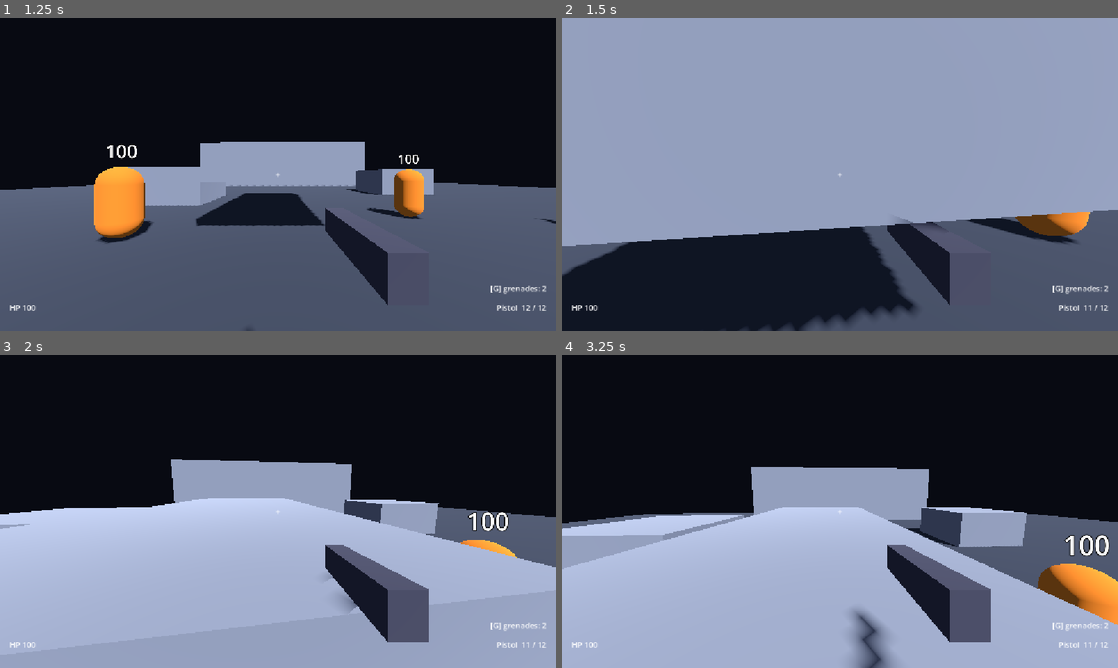
Above: before the commit, frames 1-4 (two rows, left to right).
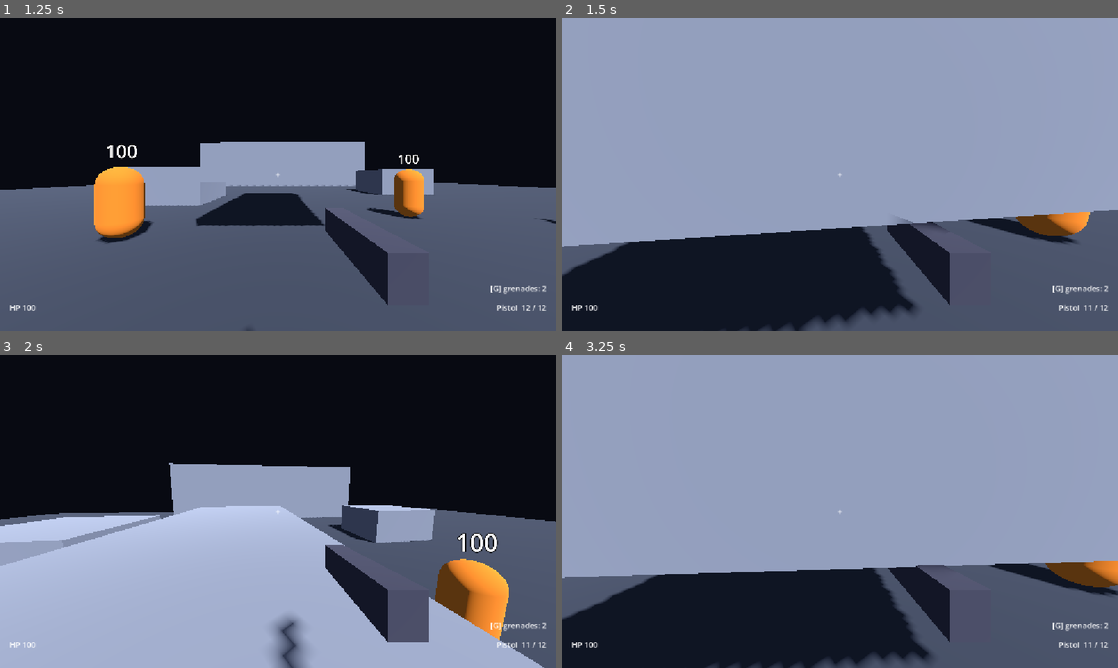
Above: after the commit, the same moments.

Repository: kyaminq-ui/Strata_FPS
Game: Godot game, scene res://game/main.tscn
The game is run twice, just before and just after one commit, with the same random seed, the same clock (stepped at 60 frames per second) and the same inputs.
Inputs (mouse positions are in pixels of both pictures, inside the frame that each line leads up to):
- Up to frame 1 (1.25 s): click "Solo" at 0.5 s
- Up to frame 2 (1.5 s): tap Enter at 1.25 s; move the mouse to (867, 174) at 1.27 s; hold W (move_forward) from 1.28 s (still down); hold Ctrl (slide) from 1.28 s (still down); tap Shift (dash) at 1.35 s; click (867, 174) at 1.42 s
- Up to frame 3 (2 s): keep holding W (move_forward); keep holding Ctrl (slide); tap Space (jump) at 1.52, 1.82 s
- Up to frame 4 (3.25 s): keep holding W (move_forward); move the mouse to (812, 511) at 2.02 s; release Ctrl (slide) at 2.03 s; tap Ctrl (slide) at 2.1 s; tap Space (jump) at 2.27, 2.3, 2.57, 2.85 s; move the mouse to (851, 505) at 2.77 s; tap Shift (dash) at 3.05 s

Frame 1 is identical in both runs. In frame 2, less than 0.1% of the frame differs, in the area x 0-99%, y 61-74%; in frame 3, 14%; in frame 4, 89%, in the area x 0-100%, y 0-100%.

Commit message:
Movement: crouch on C/Ctrl (slide when fast), jump during dash, net_crouched replication
Co-Authored-By: Claude Sonnet 5 <noreply@anthropic.com>

Diff:
--- a/game/player/movement_config.gd
+++ b/game/player/movement_config.gd
@@ -20,13 +20,15 @@
 @export var dash_duration: float = 0.18
 @export var dash_cooldown: float = 0.8
 @export var dash_melee_window: float = 0.5  # après le début du dash : mêlée renforcée
+@export var dash_jump_speed: float = 12.0  # vitesse horizontale conservée en sautant pendant un dash
 
 @export_group("Couche E - Slide")
 @export var slide_min_entry_speed: float = 5.0
 @export var slide_speed: float = 12.0
 @export var slide_duration: float = 0.8
 @export var slide_friction: float = 6.0
-@export var crawl_speed: float = 3.0
+@export var crawl_speed: float = 3.0  # sous un obstacle, fin de slide
+@export var crouch_speed: float = 4.0  # accroupi volontaire (C / Ctrl maintenu)
 @export var slide_height: float = 1.0
 @export var slide_head_height: float = 0.75
 @export var crouch_transition: float = 0.1
--- a/game/player/player.gd
+++ b/game/player/player.gd
@@ -17,7 +17,7 @@
 var net_position: Vector3
 var net_yaw: float
 var net_pitch: float
-var net_sliding: bool
+var net_crouched: bool
 var net_weapon := 0  # index dans WeaponController.loadout
 var net_dashing := false  # dash récent (fenêtre dash -> mêlée), lu par le host
 
@@ -175,7 +175,7 @@
 	net_position = global_position
 	net_yaw = rotation.y
 	net_pitch = _head.rotation.x
-	net_sliding = _state.name == &"Slide"
+	net_crouched = _state.name == &"Slide" or _state.name == &"Crouch"
 	net_dashing = dash_cooldown_left > config.dash_cooldown - config.dash_melee_window
 
 
@@ -184,7 +184,7 @@
 		var roll_smoothing := 1.0 - exp(-CAMERA_ROLL_SMOOTHING * delta)
 		camera.rotation.z = lerp_angle(camera.rotation.z, deg_to_rad(camera_roll_target), roll_smoothing)
 		return
-	crouch.crouched = net_sliding or life.downed
+	crouch.crouched = net_crouched or life.downed
 	var t := 1.0 - exp(-REMOTE_SMOOTHING * delta)
 	global_position = global_position.lerp(net_position, t)
 	rotation.y = lerp_angle(rotation.y, net_yaw, t)
--- a/game/player/player.tscn
+++ b/game/player/player.tscn
@@ -3,6 +3,7 @@
 [ext_resource type="Script" path="res://game/player/player.gd" id="1"]
 [ext_resource type="Resource" path="res://game/player/default_movement.tres" id="2"]
 [ext_resource type="Script" path="res://game/player/player_crouch.gd" id="3"]
+[ext_resource type="Script" path="res://game/player/state_crouch.gd" id="crouch_state"]
 [ext_resource type="Script" path="res://game/player/state_walk.gd" id="4"]
 [ext_resource type="Script" path="res://game/player/state_dash.gd" id="5"]
 [ext_resource type="Script" path="res://game/player/state_slide.gd" id="6"]
@@ -51,7 +52,7 @@
 properties/2/path = NodePath(".:net_pitch")
 properties/2/spawn = false
 properties/2/replication_mode = 1
-properties/3/path = NodePath(".:net_sliding")
+properties/3/path = NodePath(".:net_crouched")
 properties/3/spawn = false
 properties/3/replication_mode = 1
 properties/4/path = NodePath(".:net_weapon")
@@ -146,6 +147,9 @@
 [node name="Slide" type="Node" parent="States"]
 script = ExtResource("6")
 
+[node name="Crouch" type="Node" parent="States"]
+script = ExtResource("crouch_state")
+
 [node name="WallRun" type="Node" parent="States"]
 script = ExtResource("7")
 
--- /dev/null
+++ b/game/player/state_crouch.gd
@@ -0,0 +1,37 @@
+class_name StateCrouch
+extends PlayerState
+## Accroupi volontaire : maintenir C / Ctrl. Déplacement lent, on se relève au relâchement
+## (s'il y a la place). Saut et dash restent possibles une fois relevable.
+
+
+func enter() -> void:
+	player.crouch.crouched = true
+
+
+func exit() -> void:
+	player.crouch.crouched = false
+
+
+func physics_update(delta: float) -> void:
+	var config := player.config
+	player.apply_gravity(delta)
+
+	var can_stand := player.crouch.can_stand()
+	if can_stand and Input.is_action_just_pressed("jump") and player.is_on_floor():
+		player.velocity.y = player.jump_velocity()
+		player.change_state(&"Walk")
+		return
+	if can_stand and player.wants_dash():
+		player.change_state(&"Dash")
+		return
+	if can_stand and (not Input.is_action_pressed("slide") or not player.is_on_floor()):
+		player.change_state(&"Walk")
+		return
+
+	var horizontal := Vector2(player.velocity.x, player.velocity.z)
+	if player.wish_dir != Vector3.ZERO:
+		horizontal = horizontal.move_toward(Vector2(player.wish_dir.x, player.wish_dir.z) * config.crouch_speed, config.ground_acceleration * delta)
+	else:
+		horizontal = horizontal.move_toward(Vector2.ZERO, config.ground_friction * delta)
+	player.velocity.x = horizontal.x
+	player.velocity.z = horizontal.y
--- a/game/player/state_dash.gd
+++ b/game/player/state_dash.gd
@@ -17,6 +17,12 @@
 func physics_update(delta: float) -> void:
 	var config := player.config
 	_left -= delta
+	if Input.is_action_just_pressed("jump") and player.is_on_floor():
+		# saut immédiat pendant le dash : on garde de l'élan dans la direction du dash
+		player.velocity = _dir * config.dash_jump_speed
+		player.velocity.y = player.jump_velocity()
+		player.change_state(&"Walk")
+		return
 	player.velocity = _dir * (config.dash_distance / config.dash_duration)
 	if _left <= 0.0:
 		player.velocity = _dir * config.walk_speed
--- a/game/player/state_slide.gd
+++ b/game/player/state_slide.gd
@@ -34,7 +34,9 @@
 		player.change_state(&"Dash")
 		return
 	if can_stand and (_left <= 0.0 or not player.is_on_floor()):
-		player.change_state(&"Walk")
+		# touche toujours maintenue au sol : on reste accroupi
+		var keep_crouch := player.is_on_floor() and Input.is_action_pressed("slide")
+		player.change_state(&"Crouch" if keep_crouch else &"Walk")
 		return
 
 	if _left > 0.0:
--- a/game/player/state_walk.gd
+++ b/game/player/state_walk.gd
@@ -18,8 +18,8 @@
 	if player.wants_dash():
 		player.change_state(&"Dash")
 		return
-	if Input.is_action_just_pressed("slide") and _can_slide():
-		player.change_state(&"Slide")
+	if Input.is_action_just_pressed("slide") and player.is_on_floor():
+		player.change_state(&"Slide" if _can_slide() else &"Crouch")  # rapide = slide, sinon accroupi
 		return
 
 	player.apply_gravity(delta)
--- /dev/null
+++ b/tests/net_probe_crouch.gd
@@ -0,0 +1,27 @@
+extends SceneTree
+## Sonde réseau (headless) : le client s'accroupit (action « slide » maintenue à l'arrêt) pendant 3 s.
+## Le host lit `net_crouched` / `crouch.crouched` du joueur client pour vérifier la réplication.
+## Usage : godot --headless --path . -s tests/net_probe_crouch.gd -- --join=127.0.0.1
+
+const SETTLE_SECONDS := 2.0
+const HOLD_SECONDS := 3.0
+const END_SECONDS := 6.0
+
+var _elapsed := 0.0
+var _main: Node
+
+
+func _initialize() -> void:
+	_main = load("res://game/main.tscn").instantiate()
+	root.add_child(_main)
+
+
+func _process(delta: float) -> bool:
+	_elapsed += delta
+	if _elapsed >= SETTLE_SECONDS and _elapsed < SETTLE_SECONDS + HOLD_SECONDS:
+		Input.action_press("slide")
+	elif _elapsed >= SETTLE_SECONDS + HOLD_SECONDS:
+		Input.action_release("slide")
+	if _elapsed >= END_SECONDS:
+		quit()
+	return false
Not shown, added: game/player/state_crouch.gd.uid
Not shown, changed: docs/DECISIONS.md
Not shown, changed: docs/TASKS.md
